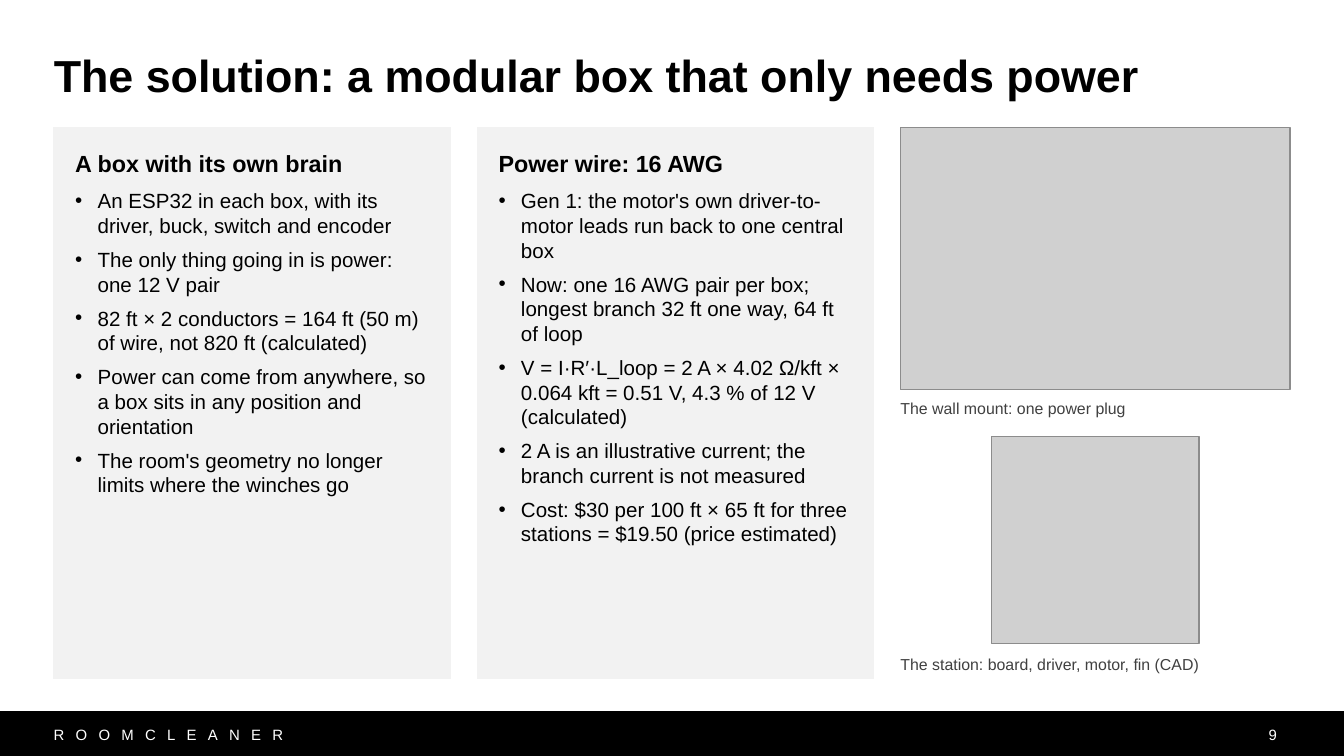
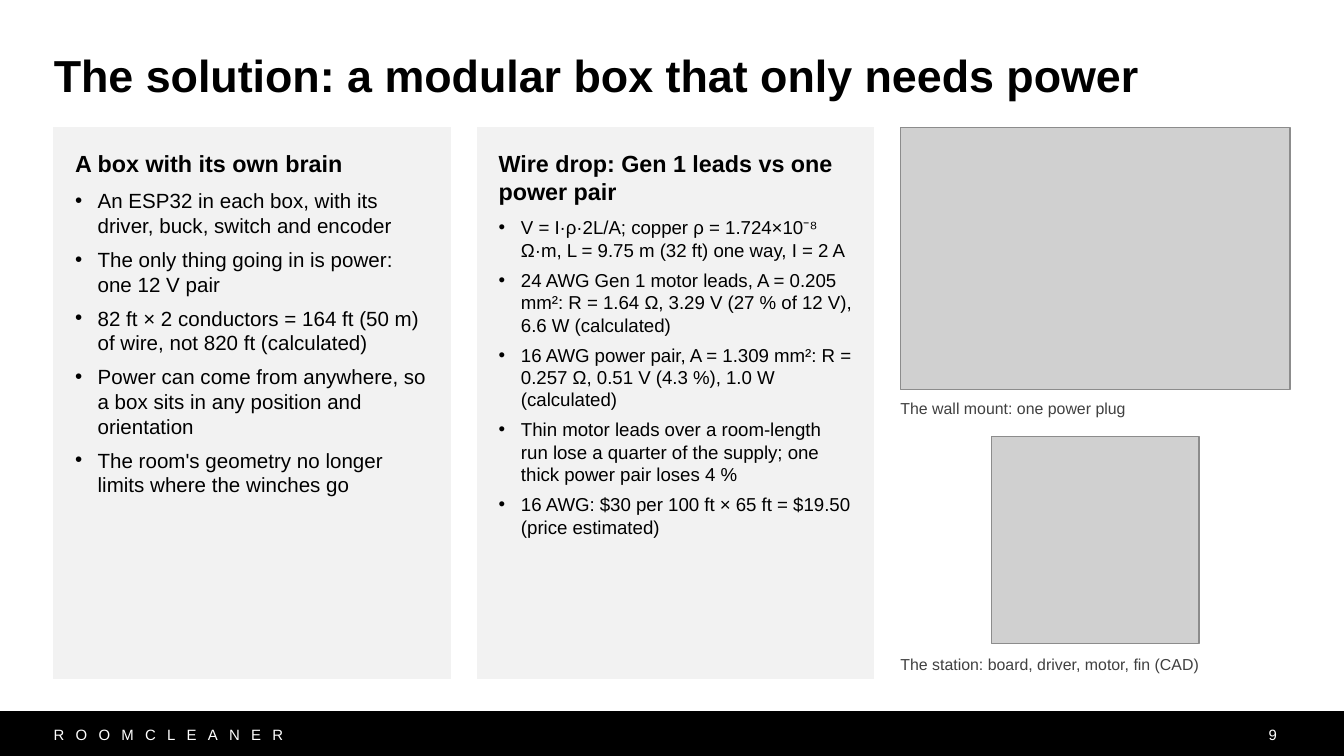
Before and after one commit to Jaspario1199/RoomCleaner, a slide deck: slide 9 of docs/presentation/deck_v10/RoomCleaner_Buntinx_v10.pptx. Drawn at 1344x756 pixels with LibreOffice and Linux fonts; fonts in the diff are those of the drawing; grey boxes stand for pictures. Boxes give left, top, right and bottom in pixels: in the first picture for what was removed or moved away, otherwise in the second. Text is boxed around its words. In the diff, an @@ line names an element or a change of style, - is before the commit and + after.

```diff
--- a/docs/presentation/deck_v10/RoomCleaner_Buntinx_v10.pptx
+++ b/docs/presentation/deck_v10/RoomCleaner_Buntinx_v10.pptx
@@ text in rectangle at bbox=[499, 155, 852, 538]: text changed; size 11 to 10 pt @@
-Power wire: 16 AWG
-• Gen 1: the motor's own driver-to-motor leads run back to one central box
-• Now: one 16 AWG pair per box; longest branch 32 ft one way, 64 ft of loop
-• V = I·R′·L_loop = 2 A × 4.02 Ω/kft × 0.064 kft = 0.51 V, 4.3 % of 12 V (calculated)
-• 2 A is an illustrative current; the branch current is not measured
-• Cost: $30 per 100 ft × 65 ft for three stations = $19.50 (price estimated)
+Wire drop: Gen 1 leads vs one power pair
+• V = I·ρ·2L/A; copper ρ = 1.724×10⁻⁸ Ω·m, L = 9.75 m (32 ft) one way, I = 2 A
+• 24 AWG Gen 1 motor leads, A = 0.205 mm²: R = 1.64 Ω, 3.29 V (27 % of 12 V), 6.6 W (calculated)
+• 16 AWG power pair, A = 1.309 mm²: R = 0.257 Ω, 0.51 V (4.3 %), 1.0 W (calculated)
+• Thin motor leads over a room-length run lose a quarter of the supply; one thick power pair loses 4 %
+• 16 AWG: $30 per 100 ft × 65 ft = $19.50 (price estimated)
```
Also in this commit, not shown: 5 other files.
